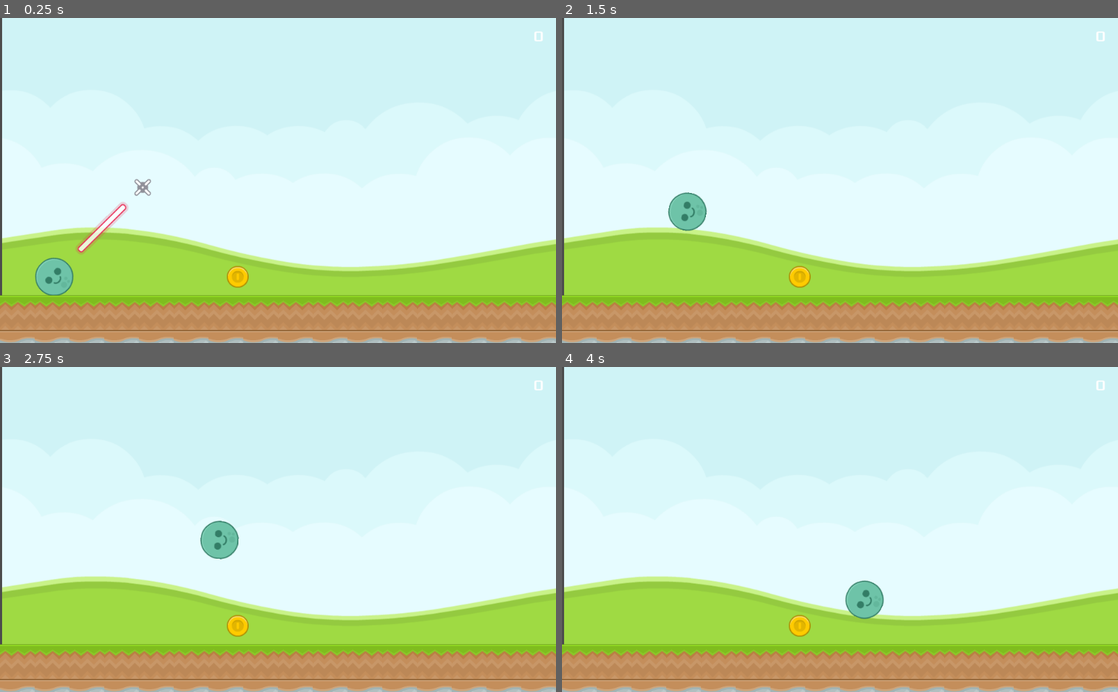
Above: before the commit, frames 1-4 (two rows, left to right).
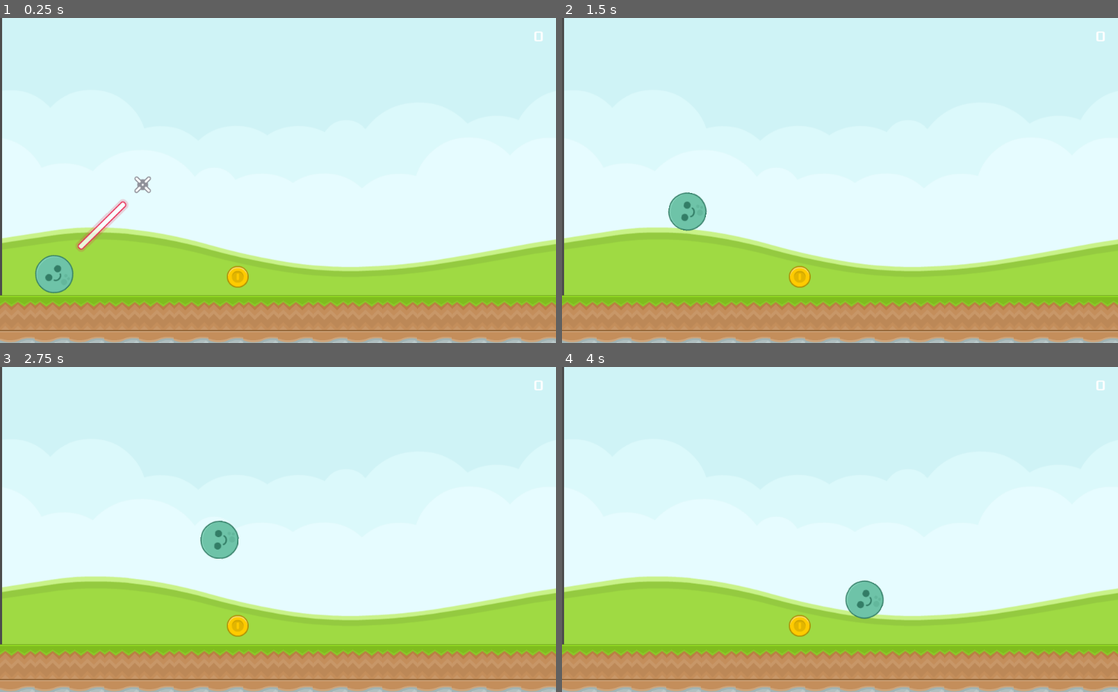
Above: after the commit, the same moments.

Repository: cpvanlue/P1-cpvanlue
Game: Godot game, scene res://src/Level.tscn
The game is run twice, just before and just after one commit, with the same random seed, the same clock (stepped at 60 frames per second) and the same inputs.
Inputs:
- Up to frame 1 (0.25 s): no input
- Up to frame 2 (1.5 s): hold Up (ui_up) 0.53-1.28 s; tap Space (launch) at 0.6, 1.35 s; hold Down (ui_down) from 1.28 s (still down)
- Up to frame 3 (2.75 s): release Down (ui_down) at 2.03 s; hold Up (ui_up) from 2.03 s (still down); tap Space (launch) at 2.1 s
- Up to frame 4 (4 s): tap Space (launch) at 2.85, 3.6 s; release Up (ui_up) at 3.53 s; hold Down (ui_down) from 3.53 s (still down)

The runs differ from the first frame. In frame 1, 0.8% of the frame differs, in the area x 6-28%, y 48-86%; in frame 2, less than 0.1%; in frame 3, less than 0.1%; in frame 4, less than 0.1%.

Commit message:
Minimizes scope of project to iteration 1 requirements.

Diff:
--- a/project/src/HUD.tscn
+++ b/project/src/HUD.tscn
@@ -2,7 +2,7 @@
 
 [ext_resource path="res://assets/Xolonium-Regular.ttf" type="DynamicFontData" id=2]
 
-[sub_resource type="GDScript" id=4]
+[sub_resource type="GDScript" id=5]
 script/source = "extends CanvasLayer
 
 signal start_game
@@ -29,22 +29,24 @@
 
 func _on_MessageTimer_timeout():
 	$Message.hide()
+
+
 "
 
-[sub_resource type="DynamicFont" id=1]
+[sub_resource type="DynamicFont" id=6]
 size = 27
 font_data = ExtResource( 2 )
 
-[sub_resource type="DynamicFont" id=2]
+[sub_resource type="DynamicFont" id=7]
 size = 56
 font_data = ExtResource( 2 )
 
-[sub_resource type="DynamicFont" id=3]
+[sub_resource type="DynamicFont" id=4]
 size = 35
 font_data = ExtResource( 2 )
 
 [node name="HUD" type="CanvasLayer"]
-script = SubResource( 4 )
+script = SubResource( 5 )
 
 [node name="ScoreLabel" type="Label" parent="."]
 anchor_left = 1.0
@@ -89,13 +91,10 @@
 margin_top = -200.0
 margin_right = 71.0
 margin_bottom = -145.0
-custom_fonts/font = SubResource( 3 )
+custom_fonts/font = SubResource( 4 )
 text = "Play"
 __meta__ = {
 "_edit_use_anchors_": false
 }
 
 [node name="MessageTimer" type="Timer" parent="."]
-
-[connection signal="pressed" from="StartButton" to="." method="_on_StartButton_pressed"]
-[connection signal="timeout" from="MessageTimer" to="." method="_on_MessageTimer_timeout"]
--- a/project/src/Level.gd
+++ b/project/src/Level.gd
@@ -1,7 +1,8 @@
 extends Node2D
 
+var score = 0
 
 func _on_Coin_body_entered(body):
 	$Coin.visible = false
-	var score = int($HUD/ScoreLabel.text) + 10
-	$HUD.update_score(score)
+	score += 10
+	$HUD/ScoreLabel.text = str(score)
--- a/project/src/Level.tscn
+++ b/project/src/Level.tscn
@@ -91,10 +91,10 @@
 texture = ExtResource( 5 )
 
 [node name="Ball" parent="." instance=ExtResource( 1 )]
-position = Vector2( 100, 475 )
+position = Vector2( 100, 470 )
 
 [node name="TileMap" type="TileMap" parent="."]
-tile_set = SubResource( 2 )
+tile_set = SubResource( 4 )
 format = 1
 tile_data = PoolIntArray( 524288, 1, 0, 524289, 1, 0, 524290, 1, 0, 524291, 1, 0, 524292, 1, 0, 524293, 1, 0, 524294, 1 …(355 unchanged characters)…
 
--- a/project/src/MainMenu.tscn
+++ /dev/null
@@ -1,29 +0,0 @@
-[gd_scene load_steps=4 format=2]
-
-[ext_resource path="res://assets/colored_land.png" type="Texture" id=1]
-[ext_resource path="res://src/HUD.tscn" type="PackedScene" id=3]
-
-[sub_resource type="GDScript" id=1]
-script/source = "extends Node2D
-
-var score
-
-func new_game():
-	score = 0
-	$HUD.update_score(score)
-	$HUD/ScoreLabel.visible = true
-	$HUD/Title.visible = false
-
-
-"
-
-[node name="MainMenu" type="Node2D"]
-script = SubResource( 1 )
-
-[node name="colored_land" type="Sprite" parent="."]
-position = Vector2( 509.956, 348.83 )
-texture = ExtResource( 1 )
-
-[node name="HUD" parent="." instance=ExtResource( 3 )]
-
-[connection signal="start_game" from="HUD" to="." method="new_game"]
Not shown: 2 places in project/src/HUD.tscn that only renumber resources
Not shown: 3 places in project/src/Level.tscn that only renumber resources
